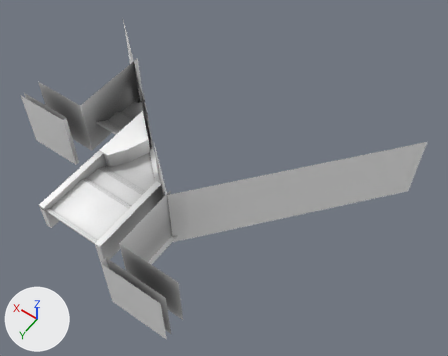
The glTF model src/assets/models/stairs.glb, before and after one commit.
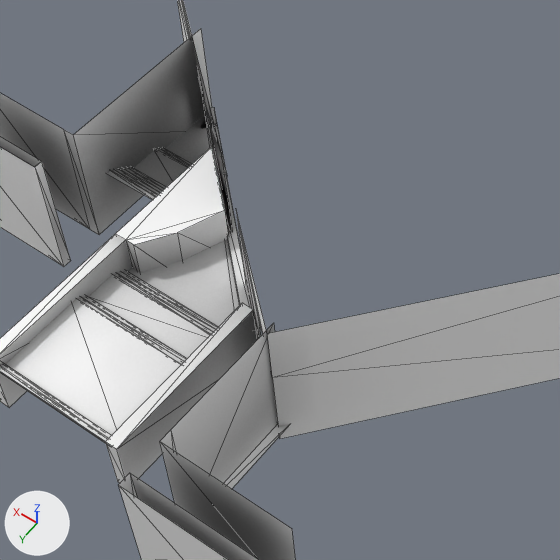
Old and new are each drawn whole from a 50 mm lens placed at (-34.7, 20.8, 62.7), pointed at (-5.9, -19.4, -0.6) and again close up on the part from 11% to 67% of the width and 13% to 83% of the height. The lights are fixed; the arrows at lower left show +X, +Y and +Z. The close-ups show mesh edges as thin lines. Vertices at the same position are counted once.
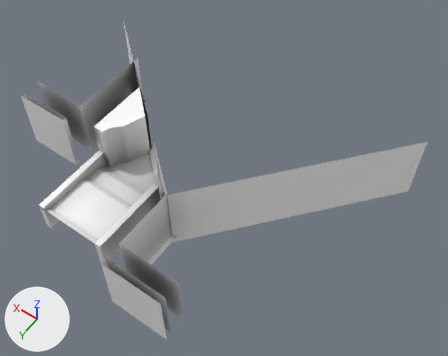
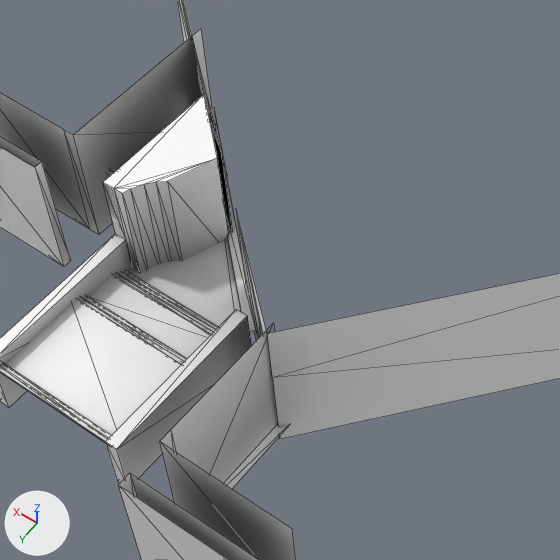
Edits to the bpy script that builds the scene:
```text
Change me_plane_005:
    used by ob_plane_005; location = (0.0, 0.0, 0.0)
    verts and faces of me_plane_005; kept vertices keep their numbers, new ones are numbered from 178
    before: 20 (-0.3, -13.6, -4.2), 21 (-0.3, -13.6, 0.0) at pixel (253, 309), 22 (0.5, -13.6, -4.2), 23 (0.5, -13.6, 0.0) at pixel (242, 302)
    remove me_plane_005.from_pydata(...)  # 178 vertices, 175 faces; spans x -25.6..21.6, y -35.3..1.0, z -5.4..4.8
    add me_plane_005.from_pydata(...)  # 186 vertices, 191 faces; spans x -25.6..21.6, y -35.3..1.0, z -5.4..4.8
    me_plane_005 part 1
    4 vertices are removed from x 5.7..9.8, y -21.9..-13.1, z 0.3
    16 faces are deleted
    6 vertices are added at (8.2, -13.6, -4.2), (7.8, -14.3, -4.2), (7.4, -14.9, -4.2), (8.2, -13.6, 4.8), (7.8, -14.3, 4.8), (7.4, -14.9, 4.8)
    6 new vertices lie (0.0, 0.0, 9.0) away from vertices in x 5.7..9.8, y -21.9..-13.1, z -4.2
    32 new faces join them
    me_plane_005 part 2
    add for i in [*range(20, 24)]: verts[i] += (0.0, 0.5, 0.0)
```

Pixel boxes (x1, y1, x2, y2) of what changed, in the close-ups (560 x 560 px; the box of a moved part takes in the faces that stretch with it):
part 1 of me_plane_005, built on: before (116, 147, 229, 272); after (103, 94, 229, 272)
part 2 of me_plane_005, moved or reshaped: before (105, 303, 257, 478); after (105, 309, 251, 478)
